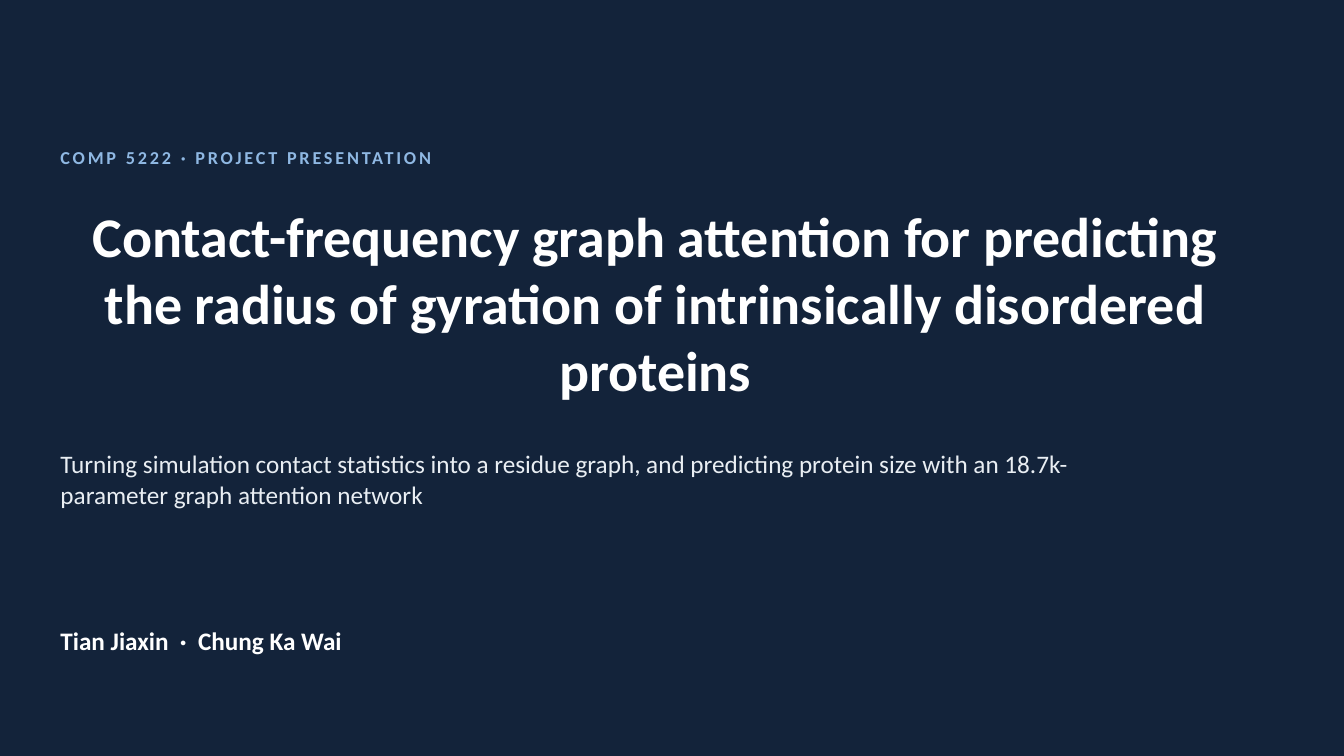
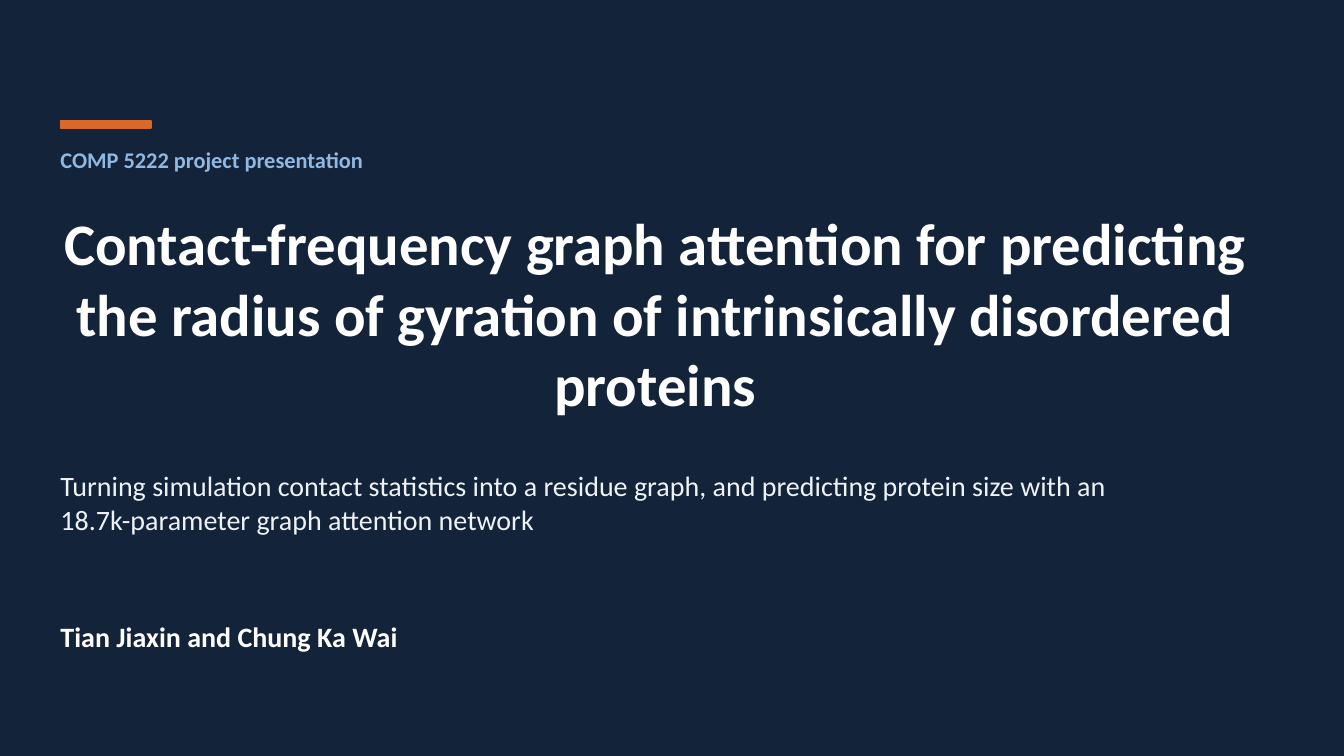
Before and after one commit to Andychung1229/claudev2, a slide deck: slide 1 of comp5222-presentation/ContactGAT_talk.pptx. Drawn at 1344x756 pixels with LibreOffice and Linux fonts; fonts in the diff are those of the drawing. Boxes give left, top, right and bottom in pixels: in the first picture for what was removed or moved away, otherwise in the second. Text is boxed around its words. In the diff, an @@ line names an element or a change of style, - is before the commit and + after.

```diff
--- a/comp5222-presentation/ContactGAT_talk.pptx
+++ b/comp5222-presentation/ContactGAT_talk.pptx
@@ rectangle added at [60,121,151,128], fill #D9692A, outline #D9692A 1 pt @@
@@ text at [60,152,363,172]: text changed; size 13 to 16 pt @@
-COMP 5222 · PROJECT PRESENTATION
+COMP 5222 project presentation
@@ title "Contact-frequency graph attention for predicting ..." at [64,223,1246,416]: size 40 to 42 pt @@
@@ text "Turning simulation contact statistics into ...": place and size @@
-text "Turning simulation contact statistics into ..." at [60,455,1067,509]
+text "Turning simulation contact statistics into ..." at [60,476,1105,535]
@@ text "Turning simulation contact statistics into ..." at [60,476,1105,535]: size 18 to 20 pt, text colour #E9EEF3 to #EEF2F6 @@
@@ text at [60,627,397,652]: text changed; size 18 to 20 pt @@
-Tian Jiaxin · Chung Ka Wai
+Tian Jiaxin and Chung Ka Wai
```
Also in this commit, not shown: 13 other slides changed, 13 other files.
